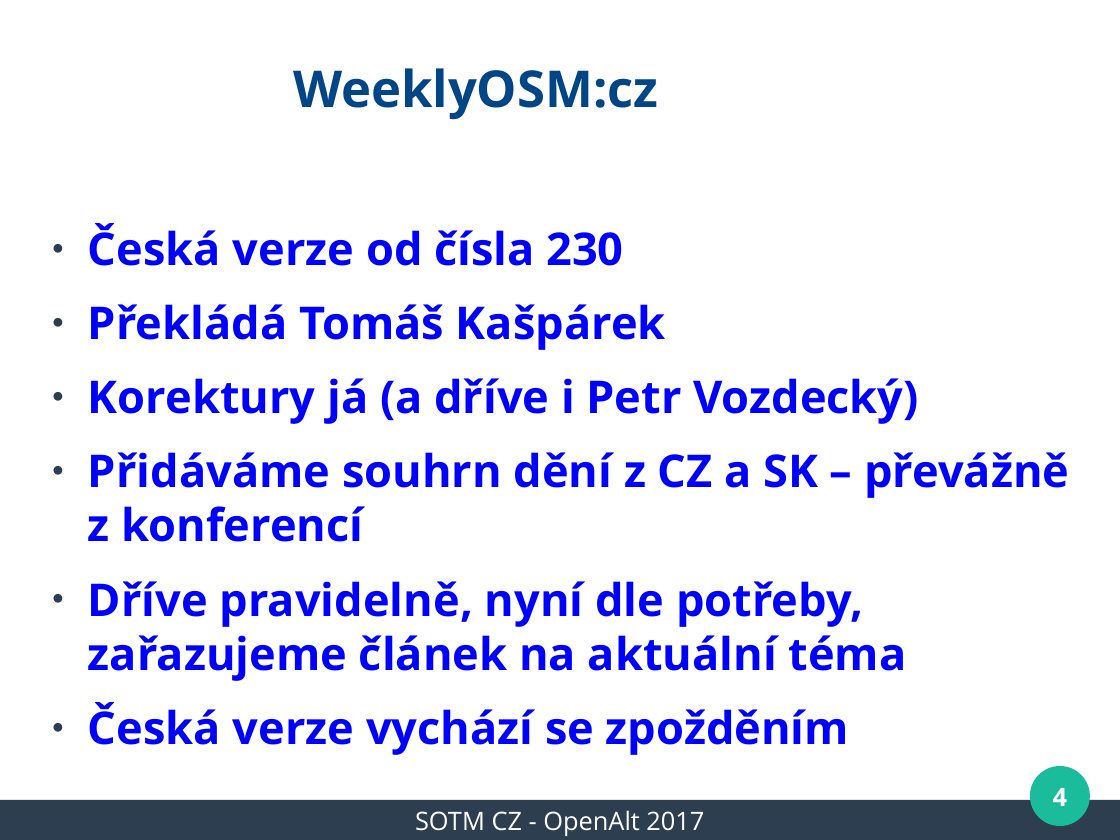
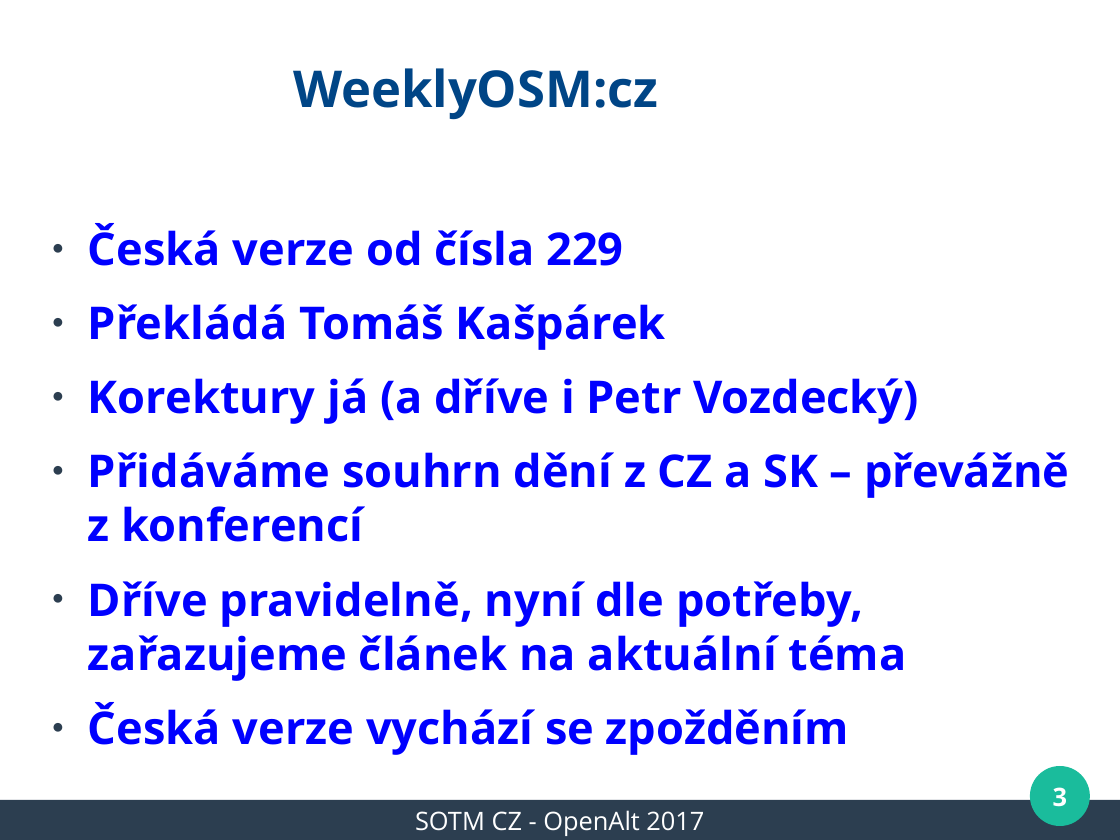
Before and after one commit to mkyral/osm, a slide deck: slide 3 of prezentace/SOTM_CZ_2017/mkyral_WeeklyOSM.odp (slide 4 before the commit). Drawn at 1120x840 pixels with LibreOffice and Linux fonts; fonts in the diff are those of the drawing; background and template pictures are left out. Boxes give left, top, right and bottom in pixels: in the first picture for what was removed or moved away, otherwise in the second. Text is boxed around its words. In the diff, an @@ line names an element or a change of style, - is before the commit and + after.

```diff
--- a/prezentace/SOTM_CZ_2017/mkyral_WeeklyOSM.odp
+++ b/prezentace/SOTM_CZ_2017/mkyral_WeeklyOSM.odp
@@ text at box(88, 223, 623, 266): text changed @@
-● Česká verze od čísla 230
+● Česká verze od čísla 229
@@ page number at box(1053, 787, 1067, 807): text changed @@
-4
+3
```
Also in this commit, not shown: 7 other slides changed, 1 slide removed, 3 other files.
